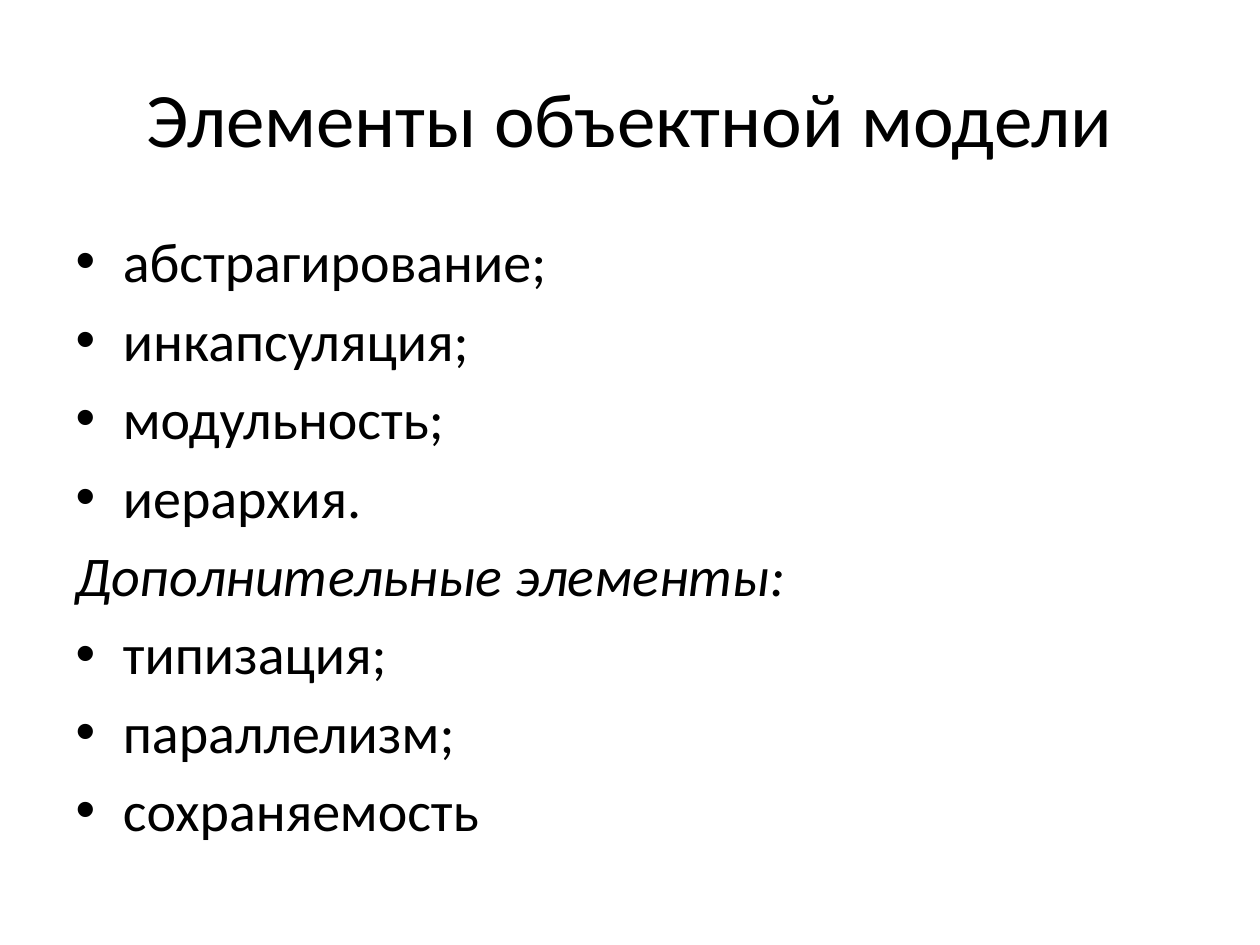
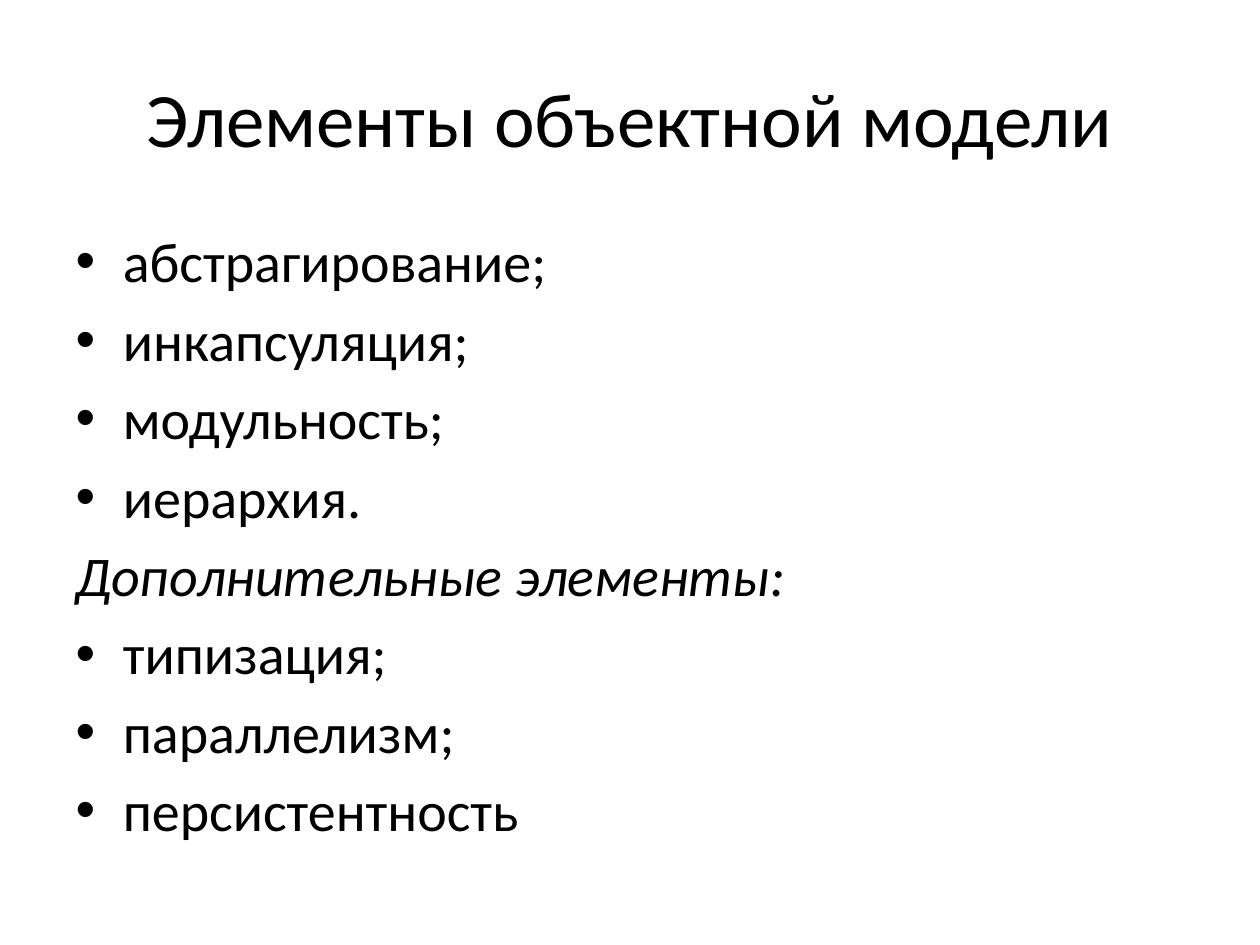
Before and after one commit to pelipas/OOP, a slide deck: slide 14 of Lecture_1_OOP.pptx. Drawn at 1260x945 pixels with LibreOffice and Linux fonts; fonts in the diff are those of the drawing. Boxes give left, top, right and bottom in pixels: in the first picture for what was removed or moved away, otherwise in the second. Text is boxed around its words. In the diff, an @@ line names an element or a change of style, - is before the commit and + after.

```diff
--- a/Lecture_1_OOP.pptx
+++ b/Lecture_1_OOP.pptx
@@ text at (x1=123, y1=803, x2=519, y2=840): text changed @@
-• сохраняемость
+• персистентность
```
Also in this commit, not shown: 1 other slide changed, 1 other file.
